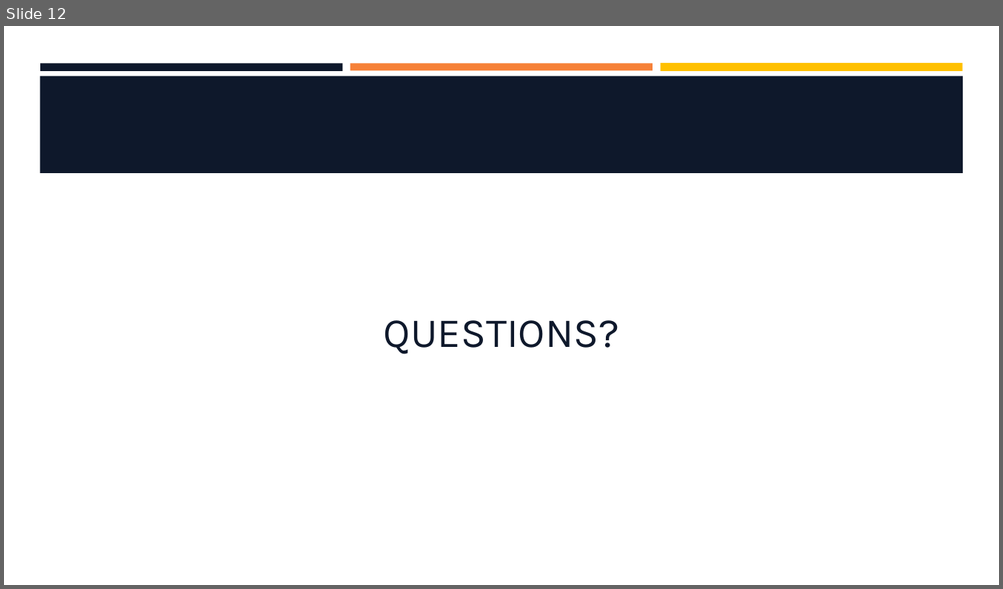
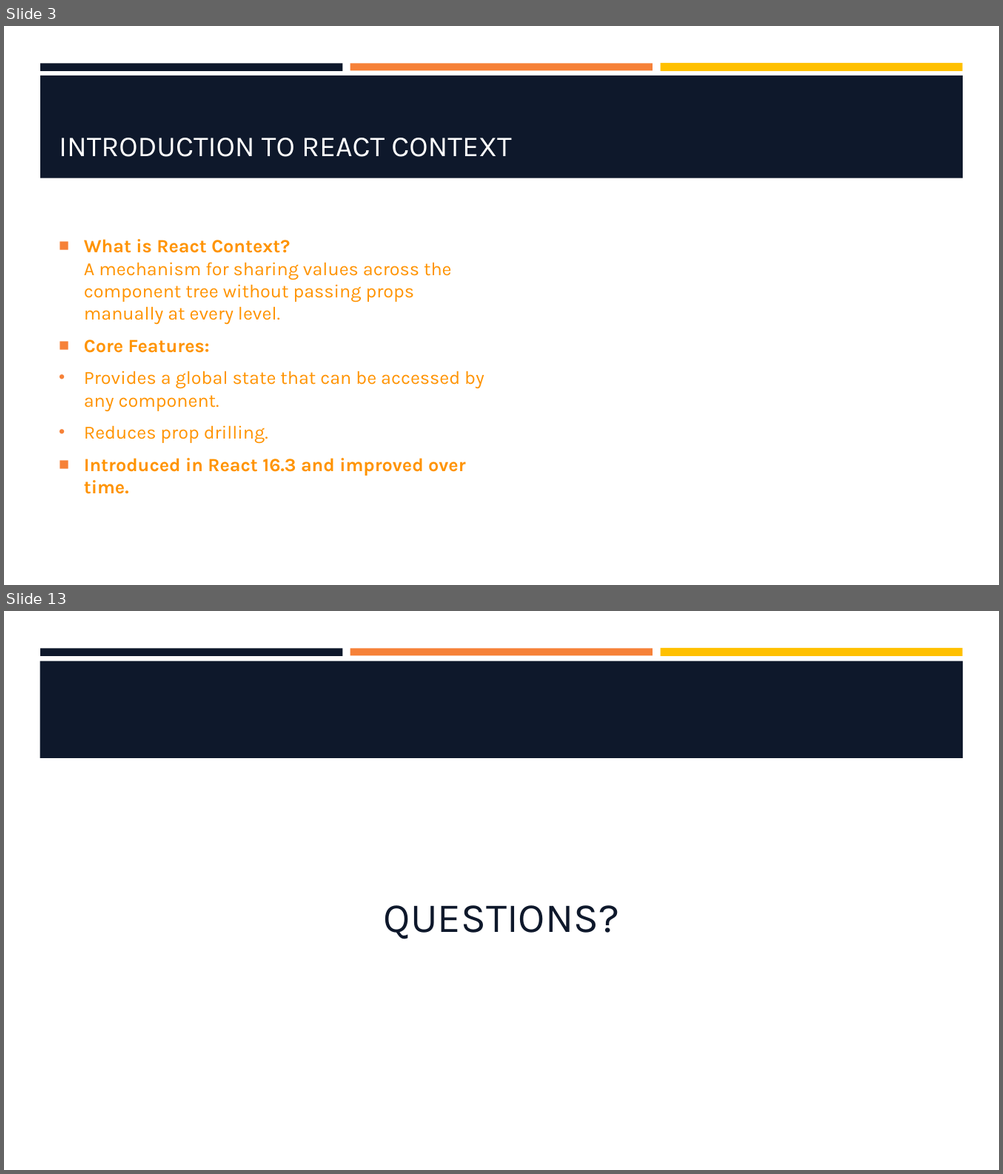
Before and after one commit to hawkeye1900/SBC-Sept24, a slide deck: week-10/W10-S2-ReactContext/W10-S2-ReactContext.pptx. Shown one above the other, each under a label of ours: slide 12 before the commit, slides 3 and 13 after it; the slides between them are not shown. The pictures are 1003x589 and 1003x1174 pixels, drawn with LibreOffice and Linux fonts; fonts in the diff are those of the drawing; background and template pictures are left out. Boxes give left, top, right and bottom in pixels: in the first picture for what was removed or moved away, otherwise in the second. Text is boxed around its words. In the diff, an @@ line names an element or a change of style, - is before the commit and + after.

```diff
--- a/week-10/W10-S2-ReactContext/W10-S2-ReactContext.pptx
+++ b/week-10/W10-S2-ReactContext/W10-S2-ReactContext.pptx
@@ slide 3 added at <box>4,26,999,585</box>, background #FFFFFF; not listed: 3 template elements that a slide beside it also shows @@
@@ rectangle added at <box>40,76,963,178</box>, fill #0E182B @@
@@ title added at <box>59,138,511,157</box>, 28 pt, text #FFFFFF @@
+INTRODUCTION TO REACT CONTEXT
@@ text added at <box>84,239,484,494</box>, 18 pt, text #FF9300 @@
+■ What is React Context?
+  A mechanism for sharing values across the component tree without passing props manually at every level.
+■ Core Features:
+• Provides a global state that can be accessed by any component.
+• Reduces prop drilling.
+■ Introduced in React 16.3 and improved over time.
@@ what was slide 12 is now slide 13 @@
```
Also in this commit, not shown: 3 slides changed, 8 other slides added, 8 slides removed.
